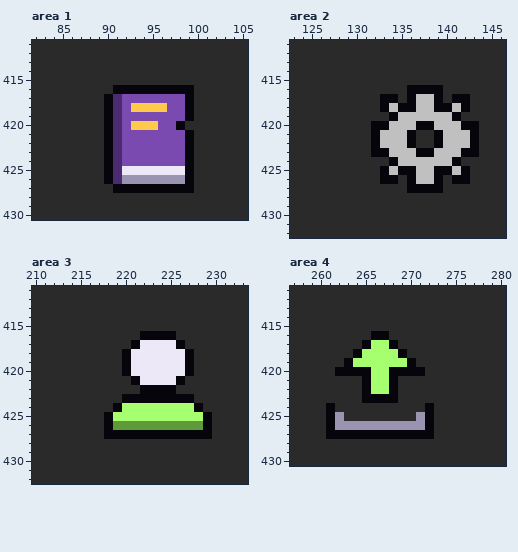
Two states of a pixel-art file, art/ui/ui_kit.aseprite. Above is the file before it was changed.
347x534 pixels, 1 frame. Colours within 5 levels of each other are drawn and written as one. Shown: area 1: x 82..105, y 411..430; area 2: x 123..146, y 411..432; area 3: x 210..233, y 411..432; area 4: x 257..280, y 411..430. The commit also changed other parts of the picture, which this record leaves out.
The same view after the edit:
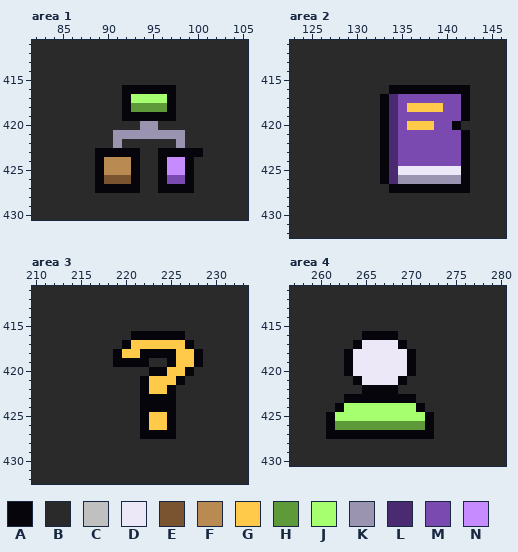
Palette (. is transparent): A #07050c  B #2a2a2a  C #c0c0c0  D #ece8f7  E #7a5430  F #b98a52  G #ffc94a  H #5e9a3a  J #a6ff6e  K #9a94b0  L #4a2a70  M #7a4ab0  N #c58bff
The edit:
Changed rows in their new state; - is an unchanged pixel.
Area 1:
first column x 89:
416 --B------BB-
417 -BBAJJJJABB-
418 -BBAHHHHABB-
419 -BBAAAAAABB-
420 -BBBBKKBBB--
421 -BKKKKKKKKB-
422 -BKBBBBBBKB-
423 A-AAABBAAA-A
424 AFFFABBANN--
425 AFFFABBANN--
426 AEEEABBAMM--
427 AA---BB-----
Area 2:
first column x 132:
416 --AA----AAA-
417 --LMMMMMMM--
418 --LMGGGGMM--
419 -ALMMMMMMMA-
420 B-LMGGGMMABB
421 BALMMMMMMMAB
422 BALMMMMMMMAB
423 B-LMMMMMMM-B
424 -ALMMMMMMMA-
425 --LDDDDDDD--
426 --LKKKKKKK--
427 --AA----AAA-
Area 3:
first column x 218:
416 ---A----A---
417 --AGGGGGGA--
418 -AGGAAAAGGA-
419 -A-AABBAGGA-
420 --BBBAAGG---
421 ---BAGGG----
422 -----GG-----
423 --BB----BB--
424 -BBBAAAABBB-
425 BBBBAGGABBBB
426 BBBBAGGABBBB
427 BBBB----BBBB
Area 4:
first column x 261:
416 ----A--A----
417 ---ADDDDA---
418 --ADDDDDDA--
419 ---DDDDDD---
420 -B-DDDDDD-B-
421 ---ADDDDA---
422 -----AA-----
423 --AA----AA--
424 BAJJJJJJJJAB
425 -JJJJJJJJJJ-
426 -HHHHHHHHHH-
Boxes around the changes in both pictures, in picture pixels (x1, y1, x2, y2):
changed: (95, 85, 203, 193)
changed: (371, 85, 479, 193)
changed: (104, 331, 212, 439)
changed: (326, 331, 434, 430)
